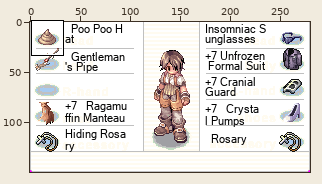
Sprite sheet -- pyflask/app/static/assets/equip_custom.png. The first picture is a wide view before the edit; the outline marks the close-up.
Close-up. Old version:
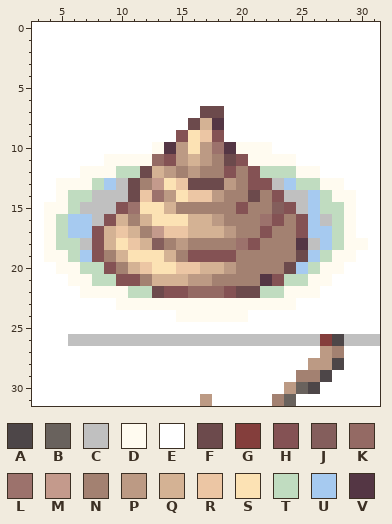
The file is 280x150 pixels. Colours within 5 levels of each other are drawn and written as one. Shown: x 3..31, y 0..31. The commit also changed other parts of the picture, which this record leaves out.
Palette (. is transparent): A #4d4648  B #69625d  C #c0c0c0  D #fffbf0  E #ffffff  F #6c4a4c  G #843e3c  H #845254  J #845e5c  K #946a64  L #9c726c  M #c49a8c  N #a38171  P #bc9a84  Q #d4b294  R #ecc6a4  S #fce2b4  T #c0dcc0  U #a6caf0  V #543644
Pixels before, first column x 3:
 0 EEEEEEEEEEEEEEEEEEEEEEEEEEEEE
 1 EEEEEEEEEEEEEEEEEEEEEEEEEEEEE
 2 EEEEEEEEEEEEEEEEEEEEEEEEEEEEE
 3 EEEEEEEEEEEEEEEEEEEEEEEEEEEEE
 4 EEEEEEEEEEEEEEEEEEEEEEEEEEEEE
 5 EEEEEEEEEEEEEEEEEEEEEEEEEEEEE
 6 EEEEEEEEEEEEEEEEEEEEEEEEEEEEE
 7 EEEEEEEEEEEEEEFFEEEEEEEEEEEEE
 8 EEEEEEEEEEEEEFQVEEEEEEEEEEEEE
 9 EEEEEEEEEEEEHSRHEEEEEEEEEEEEE
10 EEEEEEEEEEDVPSPLVDDDEEEEEEEEE
11 EEEEEEDDDDKHPQPNFHDDDDEEEEEEE
12 EEEEDDDTTFQPNPNNHNHTTTDDEEEEE
13 EEDDDTUCFNMSRFFFPNHHCUTTDDEEE
14 EEDTTCCCFRLPSRRPNNFNHCCUTDDEE
15 EDDTCCCHLSSQNNNNNHNNJHCUTTDEE
16 EDTUUCHQNQSSSQQPNNNLHNHUCTDEE
17 EDTUUHQRQNMRRQQQPNNHNNHUUTDEE
18 EDTTCHQSRQJNPNNNNLHNNNVCUTDDE
19 EDDTUHNQSSSQNHHHHNNNNNFUTDDEE
20 EEDDTTHNQRSSRRQQPNNNNFUTDDEEE
21 EEEDDTTHHNQQQPPNNNNVHTTDDEEEE
22 EEEEDDDDTTFHHKKKHFFTTDDDEEEEE
23 EEEEEEEDDDDDDDDDDDDDDDEEEEEEE
24 EEEEEEEEEEEEDDDDDDEEEEEEEEEEE
25 EEEEEEEEEEEEEEEEEEEEEEEEEEEEE
26 EEECCCCCCCCCCCCCCCCCCCCCGACCC
27 EEEEEEEEEEEEEEEEEEEEEEEEPNEEE
28 EEEEEEEEEEEEEEEEEEEEEEEPPAEEE
29 EEEEEEEEEEEEEEEEEEEEEENNAEEEE
30 EEEEEEEEEEEEEEEEEEEEEPBAEEEEE
31 EEEEEEEEEEEEEEPEEEEENBEEEEEEE
Now the later version:
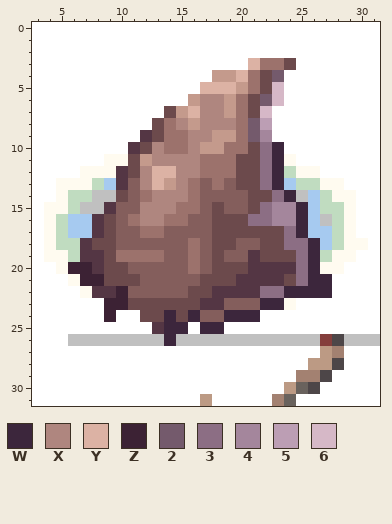
Colours new in this view: W #3c263c  X #af867f  Y #dcb2a4  Z #3c2234  2 #745a6c  3 #8c6e84  4 #a4869c  5 #bc9eb4  6 #d6b8c7
From old to new:
Changed rows in their new state; - is an unchanged pixel.
first column x 6:
 3 ---------------YLLF---
 4 ------------MMYLF2----
 5 -----------YYYMLF6----
 6 ----------MXXMLF26----
 7 --------FMYXXMLF6-----
 8 -------FLXMXXXL25-----
 9 ------VFLLXXMML24-----
10 -----VFXLLXMMLLF3W----
11 -----FMXXXXLLLFF3W----
12 ----VFXYYXXLLLFF3W----
13 ----VJXYMXLJLJFF3W----
14 ----FJLXXXLJJJJ-F3W---
15 ---VJJXXXLLJFJJF344W--
16 --VFJLXXLLJJFFF3344W--
17 --VFJJLLJJJJFFFFFF3W--
18 -VFFJJJ-JJLJFFJJFF33W-
19 -VVFLLLLJJLJFJJVFFF3W-
20 ZZVFFJJJJJLJFFFVVVV3W-
21 -ZZFFFJJJJJFFFVV-VF3WW
22 --VVZJJJJJFFVVVV33WWWW
23 ---ZZFFFFFFVVJJJWW----
24 ---Z--FFWFWJJWWW------
25 -------VWW-WW---------
26 --------W-------------
Where, in picture pixels (left, top, right, bottom), the same in both close-ups:
changed: (68, 58, 332, 346)
